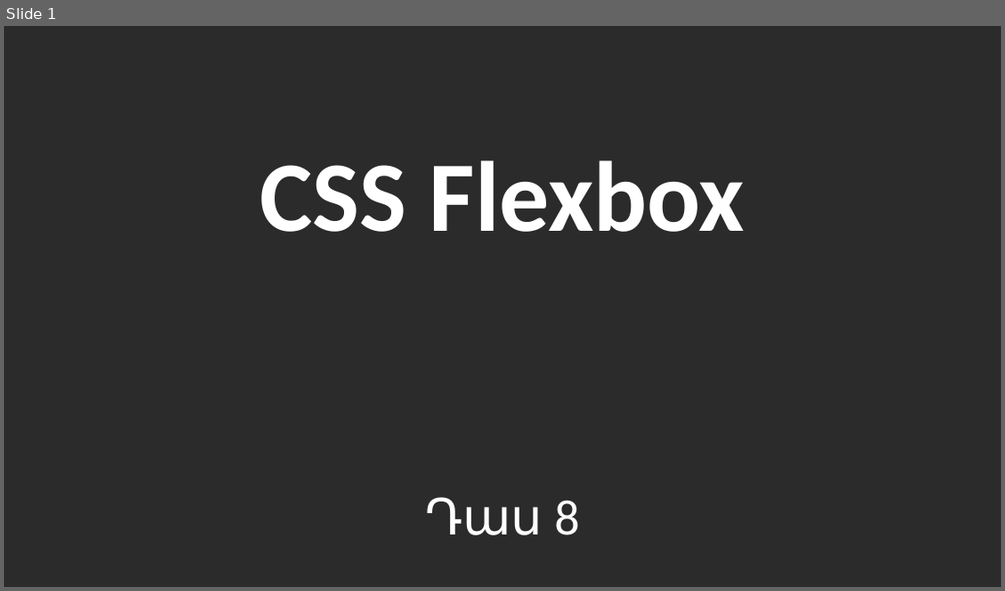
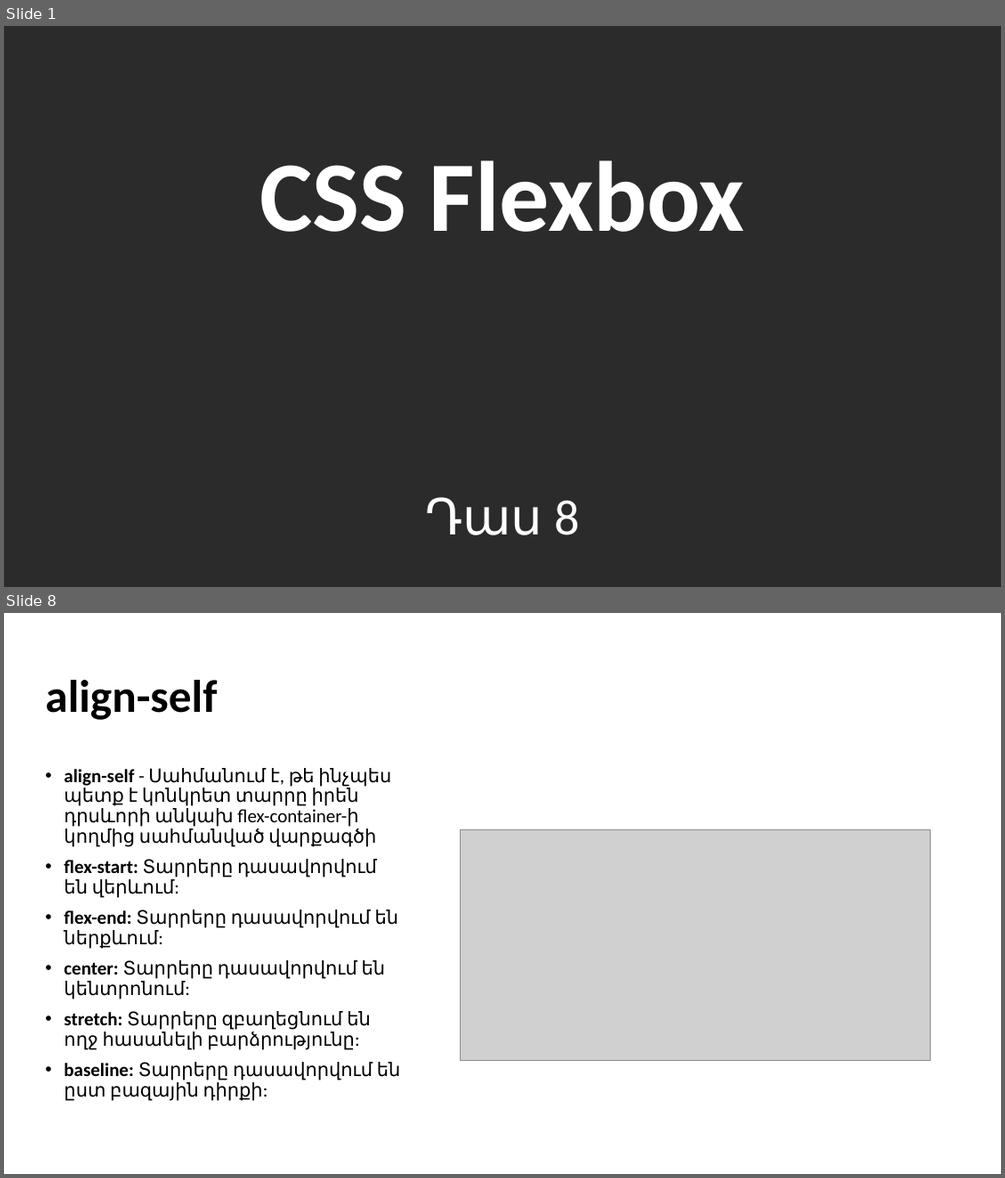
Before and after one commit to blackrainbowtest/BeeOnCode, a slide deck: HTML/08-CSS Flexbox.pptx. Shown one above the other, each under a label of ours: slide 1 before the commit, slides 1 and 8 after it; the slides between them are not shown. The pictures are 1005x591 and 1005x1178 pixels, drawn with LibreOffice and Linux fonts; fonts in the diff are those of the drawing; grey boxes stand for pictures; background and template pictures are left out; a plain dark background stands for a picture behind light text. Boxes give left, top, right and bottom in pixels: in the first picture for what was removed or moved away, otherwise in the second. Text is boxed around its words. In the diff, an @@ line names an element or a change of style, - is before the commit and + after.

```diff
--- a/HTML/08-CSS Flexbox.pptx
+++ b/HTML/08-CSS Flexbox.pptx
@@ slide 8 added at [4, 613, 1001, 1174], background picture (left out) @@
@@ title added at [45, 680, 217, 720], 44 pt, text #000000, bold @@
+align-self
@@ text added at [64, 768, 401, 1101], 18 pt, text #000000 @@
+• align-self - Սահմանում է, թե ինչպես պետք է կոնկրետ տարրը իրեն դրսևորի անկախ flex-container-ի կողմից սահմանված վարքագծի
+• flex-start: Տարրերը դասավորվում են վերևում:
+• flex-end: Տարրերը դասավորվում են ներքևում:
+• center: Տարրերը դասավորվում են կենտրոնում:
+• stretch: Տարրերը զբաղեցնում են ողջ հասանելի բարձրությունը:
+• baseline: Տարրերը դասավորվում են ըստ բազային դիրքի:
@@ picture added at [461, 830, 930, 1060] @@
```
Also in this commit, not shown: 1 slide changed, 10 other slides added, 27 other files.
